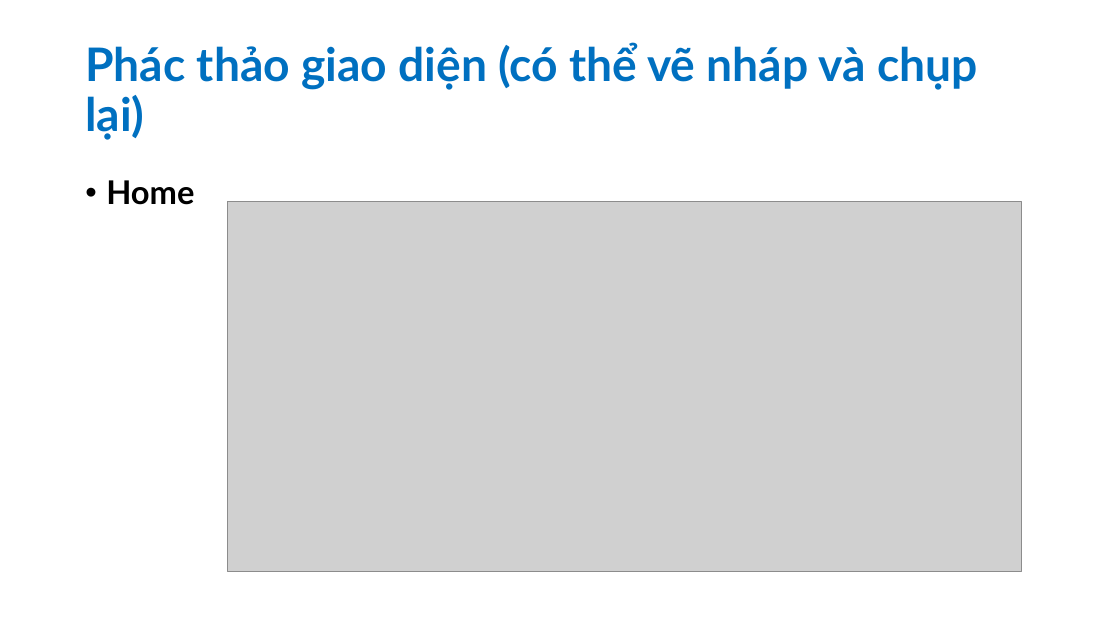
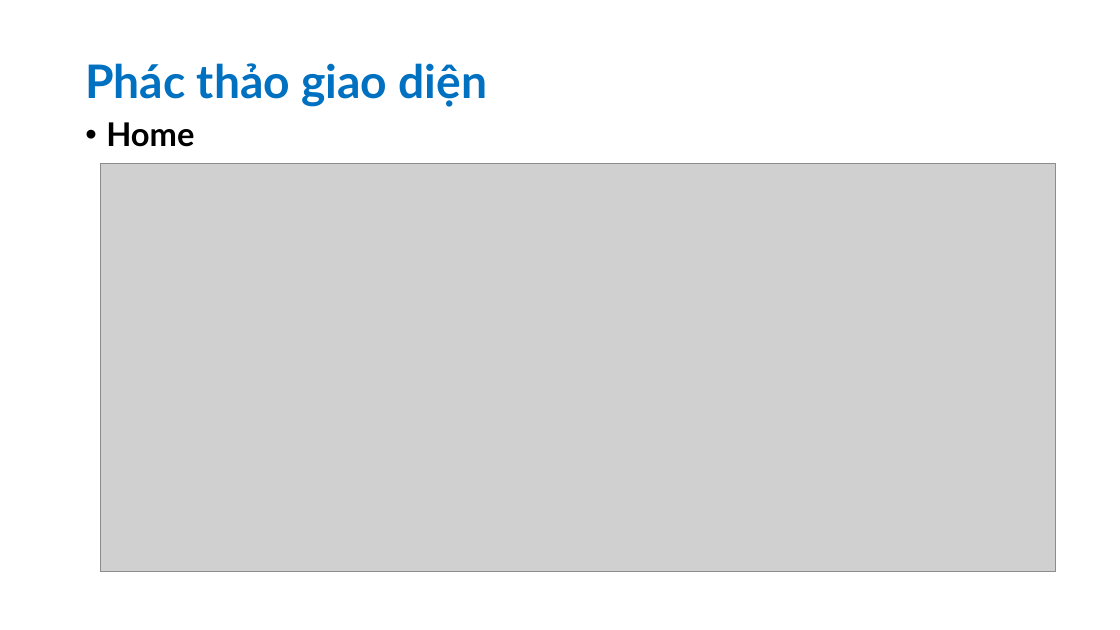
Before and after one commit to tyhuynh03/final_project, a slide deck: slide 8 of project.pptx. Drawn at 1120x630 pixels with LibreOffice and Linux fonts; fonts in the diff are those of the drawing; grey boxes stand for pictures. Boxes give left, top, right and bottom in pixels: in the first picture for what was removed or moved away, otherwise in the second. Text is boxed around its words. In the diff, an @@ line names an element or a change of style, - is before the commit and + after.

```diff
--- a/project.pptx
+++ b/project.pptx
@@ title at box(85, 63, 488, 107): text changed @@
-Phác thảo giao diện (có thể vẽ nháp và chụp lại)
+Phác thảo giao diện
@@ text "Home": place and size @@
-text "Home" at box(106, 180, 194, 205)
+text "Home" at box(106, 122, 194, 147)
@@ picture: place and size @@
-picture at box(228, 201, 1022, 571)
+picture at box(101, 164, 1055, 572)
```
Also in this commit, not shown: 2 other slides changed, 3 slides added.
